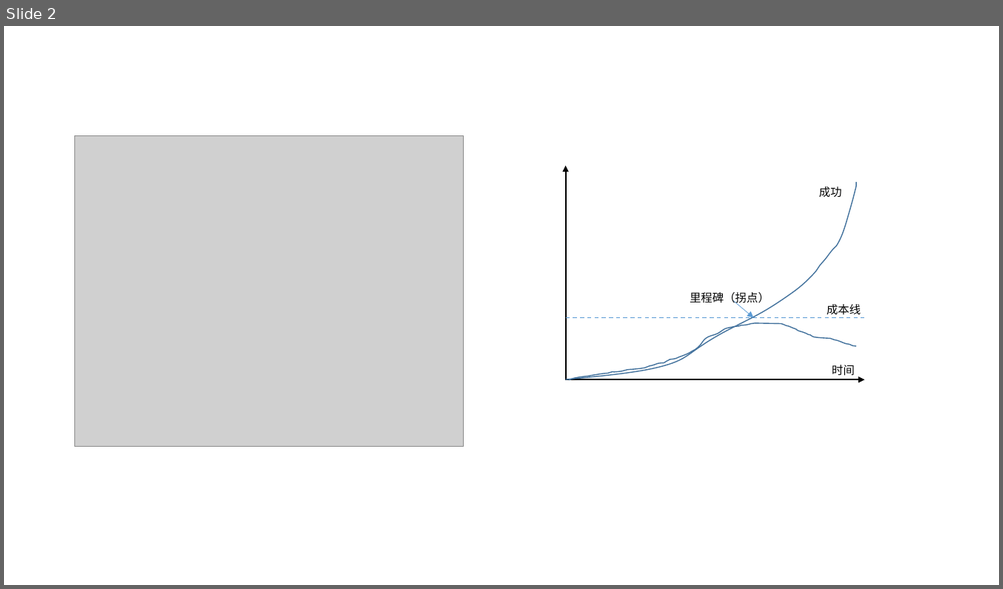
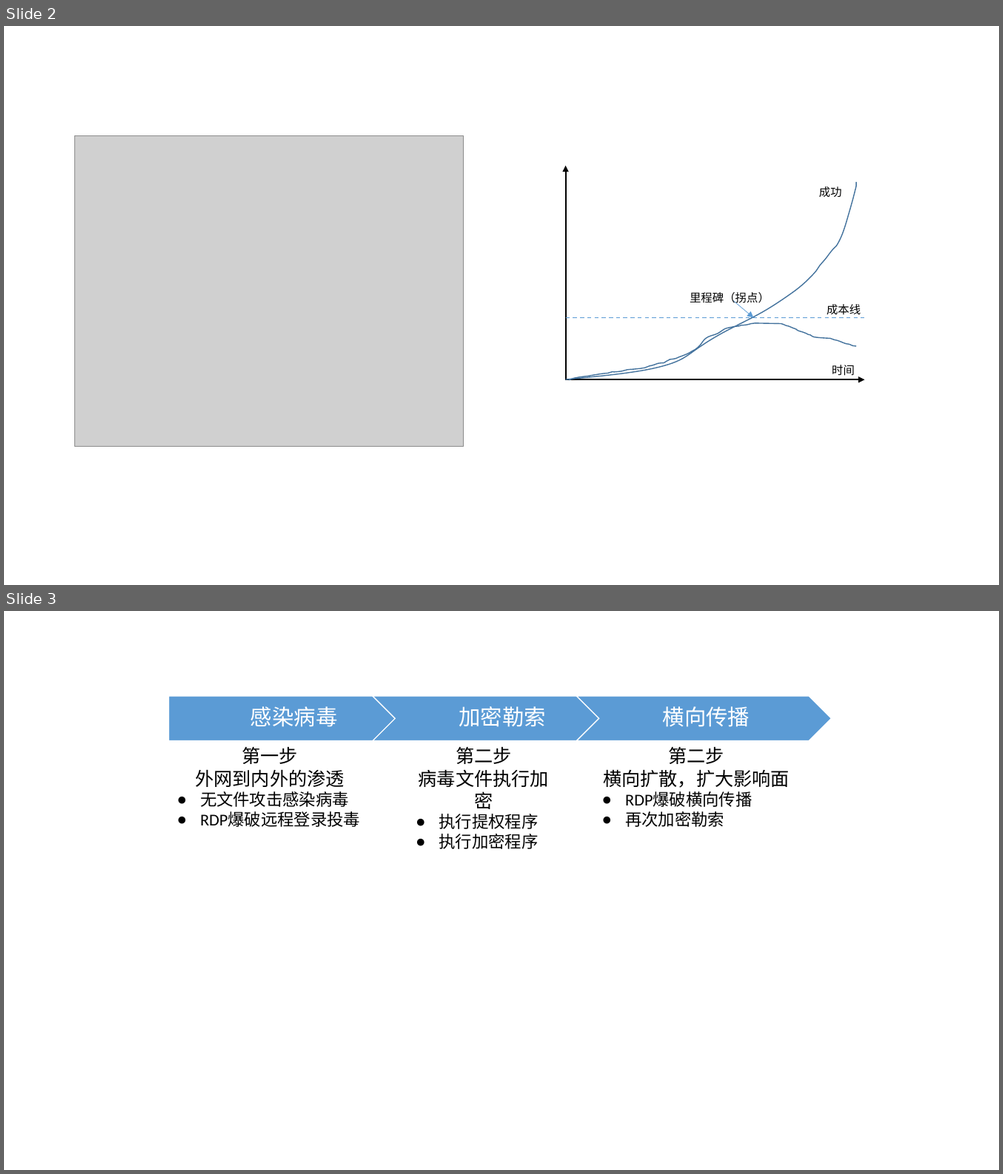
Before and after one commit to xiejava1018/xiejavaimagesrc, a slide deck: images/2023/画图.pptx. Shown one above the other, each under a label of ours: slide 2 before the commit, slides 2 and 3 after it. The pictures are 1003x589 and 1003x1174 pixels, drawn with LibreOffice and Linux fonts; fonts in the diff are those of the drawing; grey boxes stand for pictures. Boxes give left, top, right and bottom in pixels: in the first picture for what was removed or moved away, otherwise in the second. Text is boxed around its words. In the diff, an @@ line names an element or a change of style, - is before the commit and + after.

Commit message:
勒索病毒

```diff
--- a/images/2023/画图.pptx
+++ b/images/2023/画图.pptx
@@ slide 3 added at bbox=[4, 611, 999, 1170], background #FFFFFF @@
@@ group added at bbox=[169, 696, 831, 741]: 3 texts, 2 chevrons, 1 pentagon arrow @@
+感染病毒
+加密勒索
+横向传播
@@ text added at bbox=[195, 746, 360, 827], 16 pt, text #000000 @@
+第一步
+外网到内外的渗透
+● 无文件攻击感染病毒
+● RDP爆破远程登录投毒
@@ text added at bbox=[418, 746, 549, 849], 16 pt, text #000000 @@
+第二步
+病毒文件执行加密
+● 执行提权程序
+● 执行加密程序
@@ text added at bbox=[603, 746, 789, 827], 16 pt, text #000000 @@
+第二步
+横向扩散，扩大影响面
+● RDP爆破横向传播
+● 再次加密勒索
```
Also in this commit, not shown: 2 other files.
